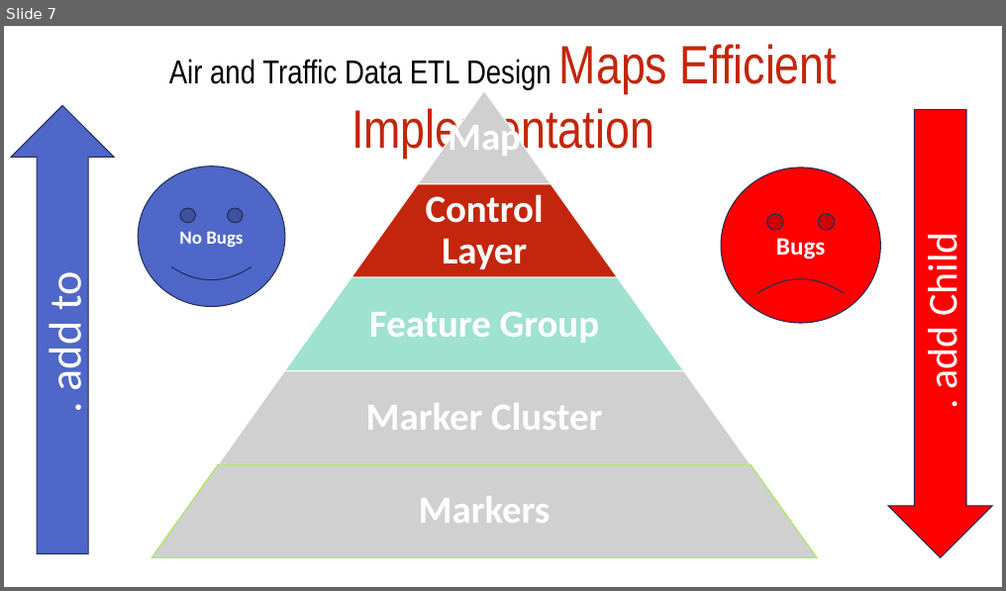
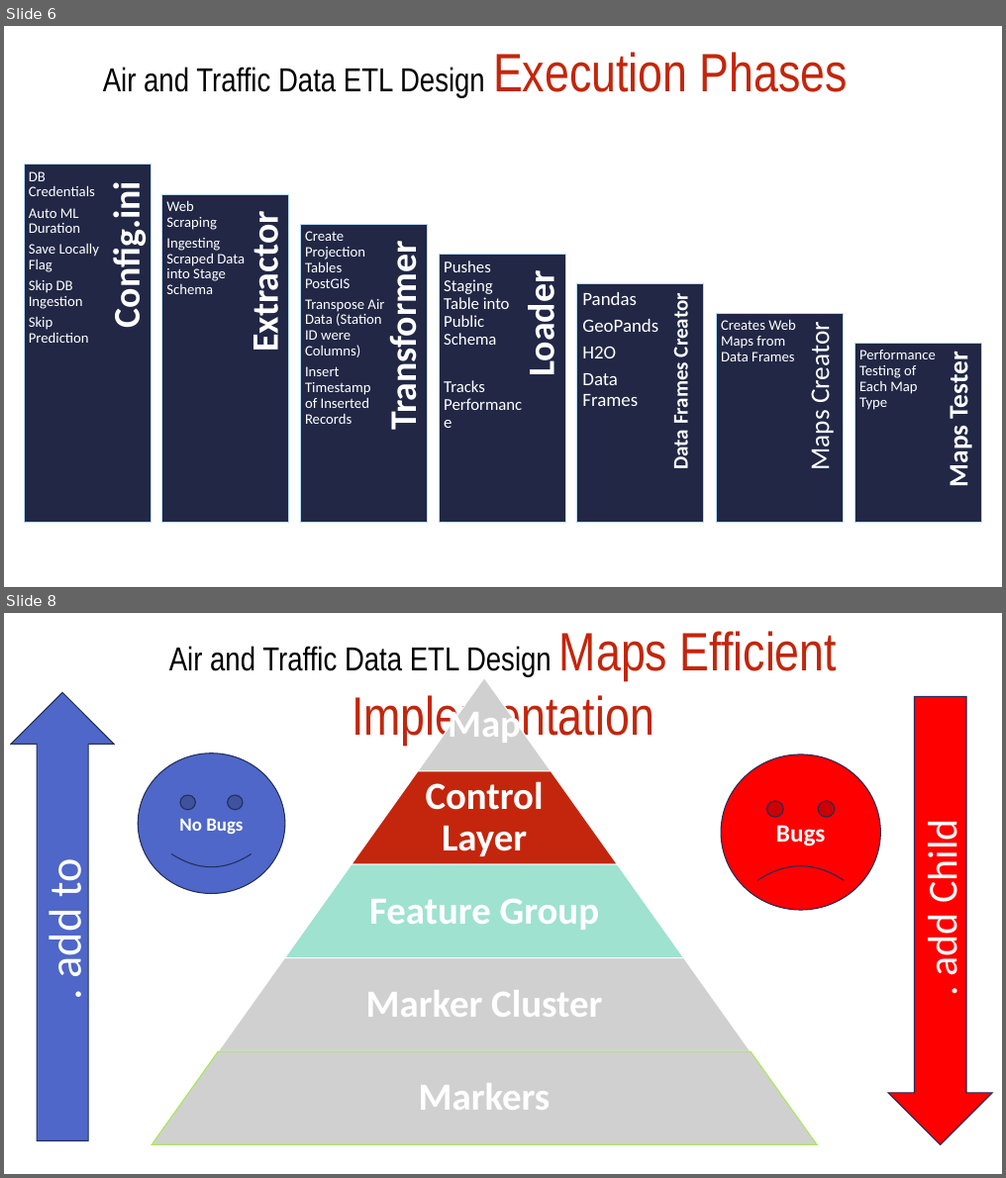
Before and after one commit to shalabyamr/Web_Maps_with_Auto_ML_Forecasts, a slide deck: Report/Pipeline_Process.pptx. Shown one above the other, each under a label of ours: slide 7 before the commit, slides 6 and 8 after it; the slides between them are not shown. The pictures are 1006x591 and 1006x1178 pixels, drawn with LibreOffice and Linux fonts; fonts in the diff are those of the drawing; grey boxes stand for pictures. Boxes give left, top, right and bottom in pixels: in the first picture for what was removed or moved away, otherwise in the second. Text is boxed around its words. In the diff, an @@ line names an element or a change of style, - is before the commit and + after.

```diff
--- a/Report/Pipeline_Process.pptx
+++ b/Report/Pipeline_Process.pptx
@@ slide 6 added at box(4, 26, 1002, 587), background #FFFFFF @@
@@ text added at box(103, 67, 485, 97), 32 pt, text #000000 @@
+Air and Traffic Data ETL Design Execution Phases
@@ group added at box(24, 165, 982, 523): 14 texts, 7 rectangles @@
+Transformer
+Extractor
+Loader
+Config.ini
+Data Frames Creator
+DB Credentials
+Auto ML Duration
+Save Locally Flag
+Skip DB Ingestion
+Skip Prediction
+Maps Creator
+Web Scraping
+Ingesting Scraped Data into Stage Schema
+Maps Tester
+Create Projection Tables PostGIS
+Transpose Air Data (Station ID were Columns)
+Insert Timestamp of Inserted Records
+Pushes Staging Table into Public Schema
+Tracks Performance
+Pandas
+GeoPands
+H2O
+Data Frames
+Creates Web Maps from Data Frames
+Performance Testing of Each Map Type
@@ what was slide 7 is now slide 8 @@
```
Also in this commit, not shown: 1 slide changed, 2 other files.
